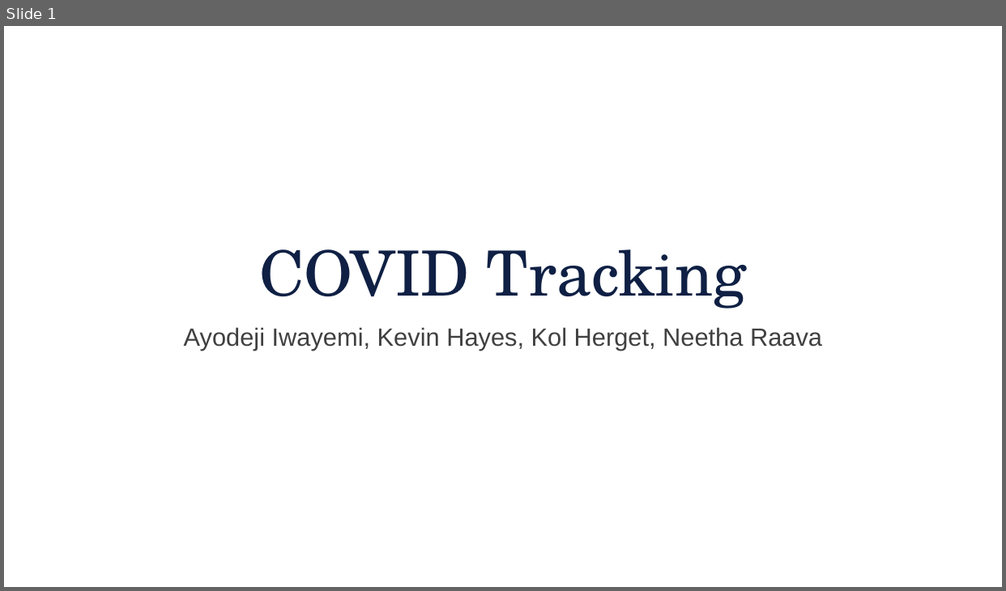
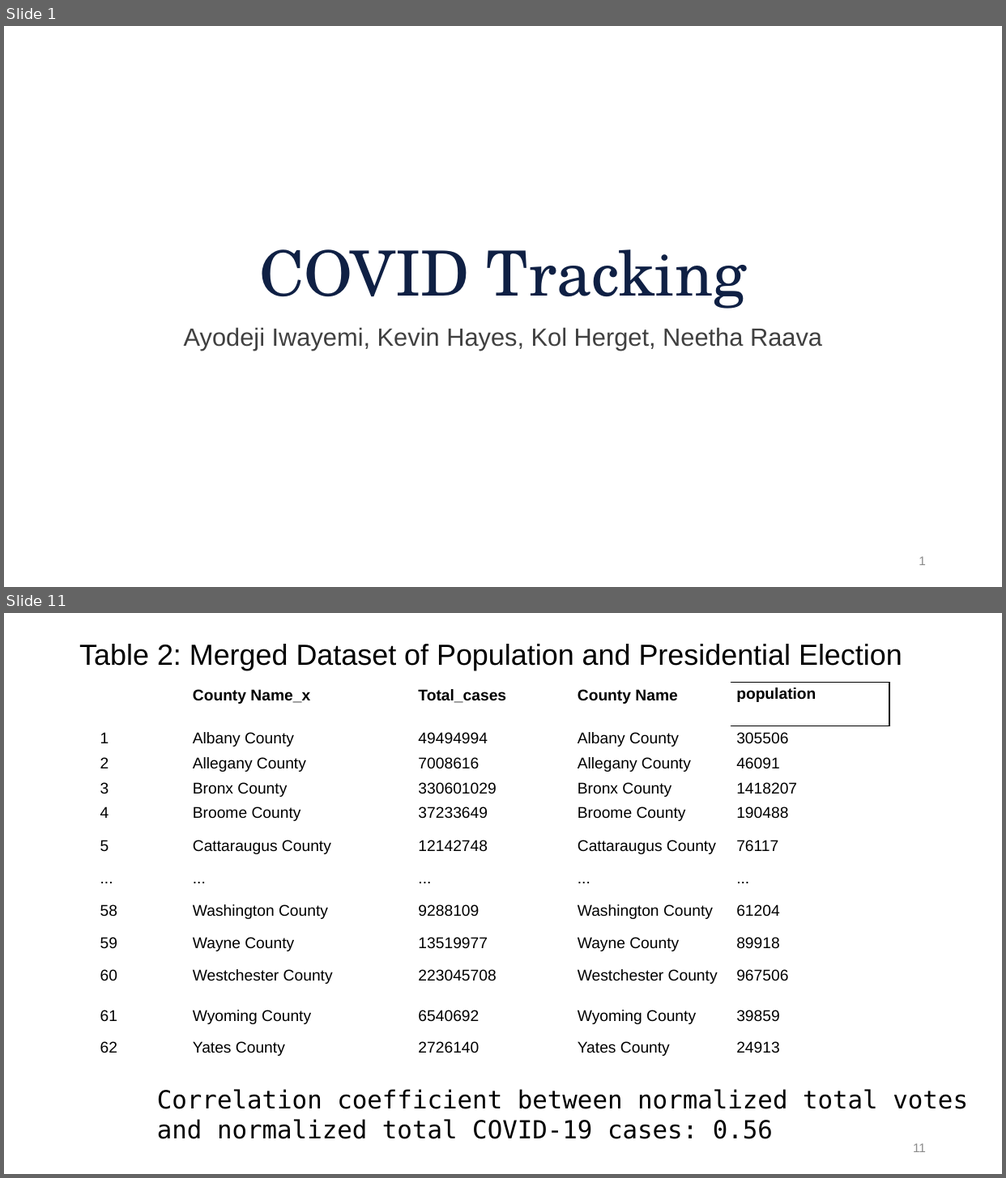
Before and after one commit to aiwayemi/Group-1, a slide deck: ProjPresentation.pptx. Shown one above the other, each under a label of ours: slide 1 before the commit, slides 1 and 11 after it; the slides between them are not shown. The pictures are 1006x591 and 1006x1178 pixels, drawn with LibreOffice and Linux fonts; fonts in the diff are those of the drawing; background and template pictures are left out. Boxes give left, top, right and bottom in pixels: in the first picture for what was removed or moved away, otherwise in the second. Text is boxed around its words. In the diff, an @@ line names an element or a change of style, - is before the commit and + after.

```diff
--- a/ProjPresentation.pptx
+++ b/ProjPresentation.pptx
@@ slide 11 added at [4,613,1002,1174], background #FFFFFF @@
@@ text added at [79,644,902,671], 28 pt, text #000000 @@
+Table 2: Merged Dataset of Population and Presidential Election
@@ table added at [94,682,891,1061], 12 rows, 5 columns @@
+ | County Name_x | Total_cases | County Name | population
+1 | Albany County | 49494994 | Albany County | 305506
+2 | Allegany County | 7008616 | Allegany County | 46091
+3 | Bronx County | 330601029 | Bronx County | 1418207
+4 | Broome County | 37233649 | Broome County | 190488
+5 | Cattaraugus County | 12142748 | Cattaraugus County | 76117
+... | ... | ... | ... | ...
+58 | Washington County | 9288109 | Washington County | 61204
+59 | Wayne County | 13519977 | Wayne County | 89918
+60 | Westchester County | 223045708 | Westchester County | 967506
+61 | Wyoming County | 6540692 | Wyoming County | 39859
+62 | Yates County | 2726140 | Yates County | 24913
@@ text added at [157,1089,968,1139], 24 pt, text #000000 @@
+Correlation coefficient between normalized total votes and normalized total COVID-19 cases: 0.56
@@ page number added at [913,1144,926,1152], 12 pt, text #8C8C8C @@
+11
@@ slide 1 changed as well @@
@@ page number added at [918,557,926,565], 12 pt, text #8C8C8C @@
+1
```
Also in this commit, not shown: 9 other slides changed, 9 other slides added.
